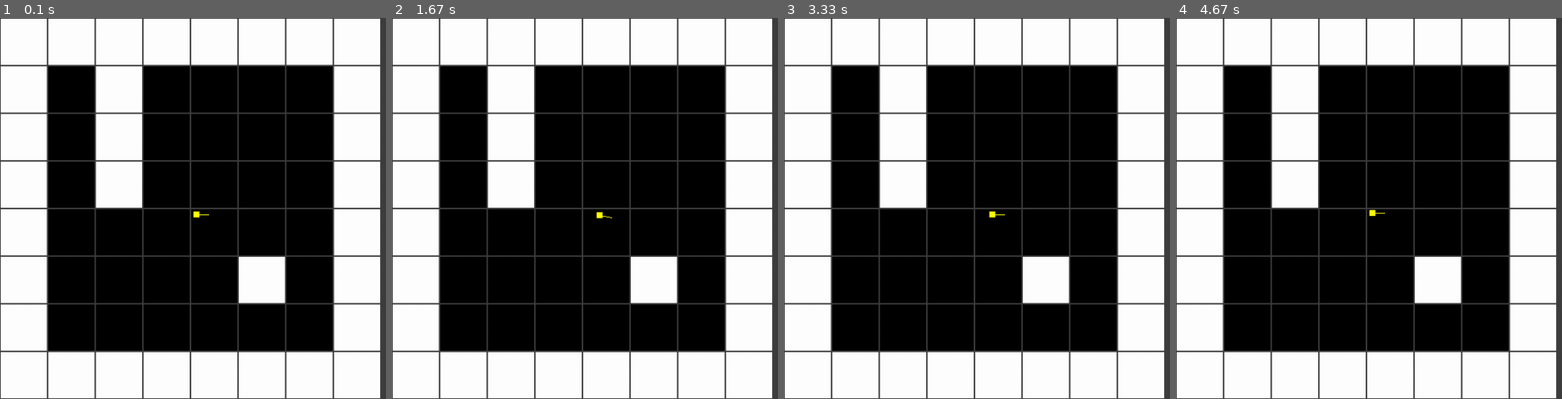
Above: before the commit, frames 1-4 (left to right).
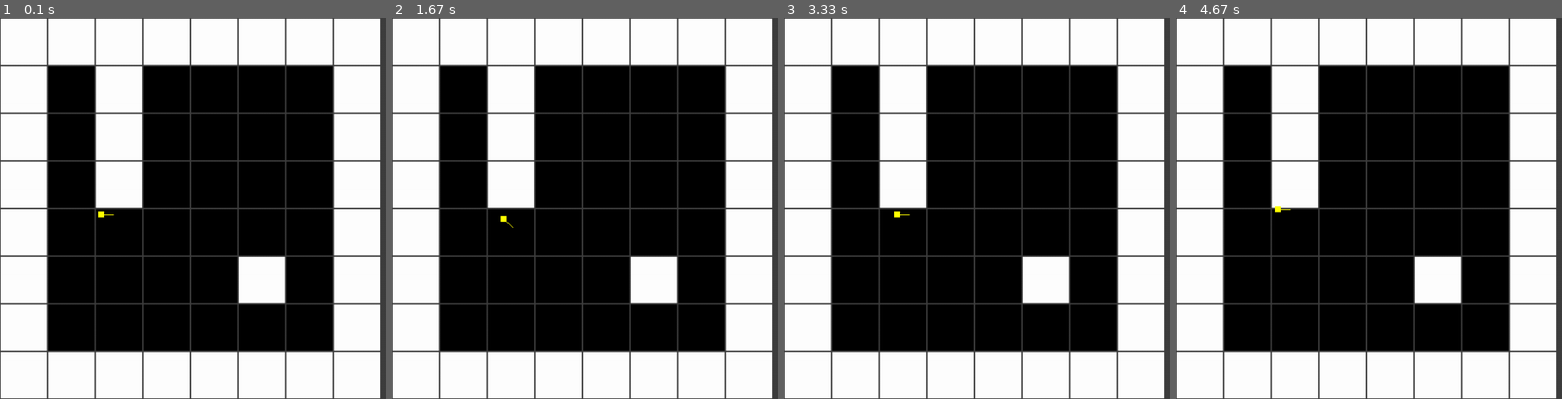
Above: after the commit, the same moments.

Repository: LarsonAustin/Python-Projects
Game: pygame game, started from Pygame/doom/main.py
Two runs of this game, one before a commit and one after it. Both use one fixed random seed, a clock stepped at 60 frames per second and the inputs below.
Inputs:
- Up to frame 1 (0.1 s): no input
- Up to frame 2 (1.67 s): hold D 0.33-0.8 s; hold W 0.83-1.13 s; hold D 1.17-1.63 s
- Up to frame 3 (3.33 s): hold A 1.67-2.2 s; hold S 2.23-2.53 s; hold A 2.57-2.97 s; hold W from 3 s (still down)
- Up to frame 4 (4.67 s): release W at 3.37 s; hold D 3.4-4.03 s; hold S 4.07-4.43 s; hold A from 4.47 s (still down)

The runs differ from the first frame. In frame 1, less than 0.1% of the frame differs, in the area x 25-55%, y 50-53%; in frame 2, less than 0.1%, in the area x 28-58%, y 50-56%; in frame 3, less than 0.1%; in frame 4, less than 0.1%.

Commit message:
started ddh

Diff:
--- a/Pygame/doom/game.py
+++ b/Pygame/doom/game.py
@@ -32,6 +32,10 @@
                     self.player.rotate("right")
 
 
+    def update_physics(self):
+        self.player.cast_ray(self.map.grid, 64)
+
+
     def update_display(self):
         self.window.fill(DARK_GRAY)
 
--- a/Pygame/doom/main.py
+++ b/Pygame/doom/main.py
@@ -18,7 +18,7 @@
 ])
 
 player = Player(
-    pygame.Vector2(256+8, 256+8)
+    pygame.Vector2(128+8, 256+8)
 )
 
 def main():
@@ -27,6 +27,8 @@
     while game.running:
         game.handle_events()
 
+        game.update_physics()
+
         game.update_display()
 
 
--- a/Pygame/doom/player.py
+++ b/Pygame/doom/player.py
@@ -5,7 +5,7 @@
 
 SCALE = 8
 MOVE_SPEED = 16
-ROTATION_SPEED = 0.1
+ROTATION_SPEED = math.tau / 16
 POINTER_LENGTH = 16
 
 
@@ -17,6 +17,23 @@
 
     def angle_vector(self):
         return pygame.Vector2(math.cos(self.angle), math.sin(self.angle))
+
+
+    def cast_ray(self, map, scale):
+        position = self.position // scale
+
+
+        if math.pi > self.angle > 0: # Facing down
+            offset = 1 / math.tan(self.angle)
+            ray_x = ((self.position.y - (self.position.y // scale)) * offset) + self.position.x
+            print(ray_x)
+
+
+        if math.tau > self.angle > math.pi: # Facing up
+            offset = -1 / math.tan(self.angle)
+            ray_x = ((self.position.y - (self.position.y // scale)) * offset) + self.position.x
+            print(ray_x)
+
 
     def move(self, direction):
         vector = self.angle_vector() * MOVE_SPEED
